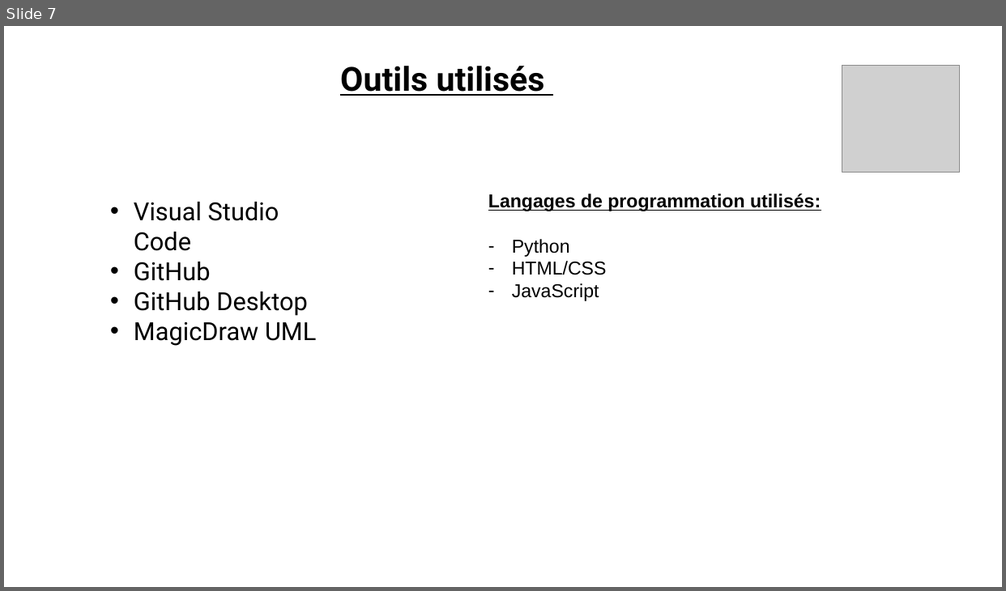
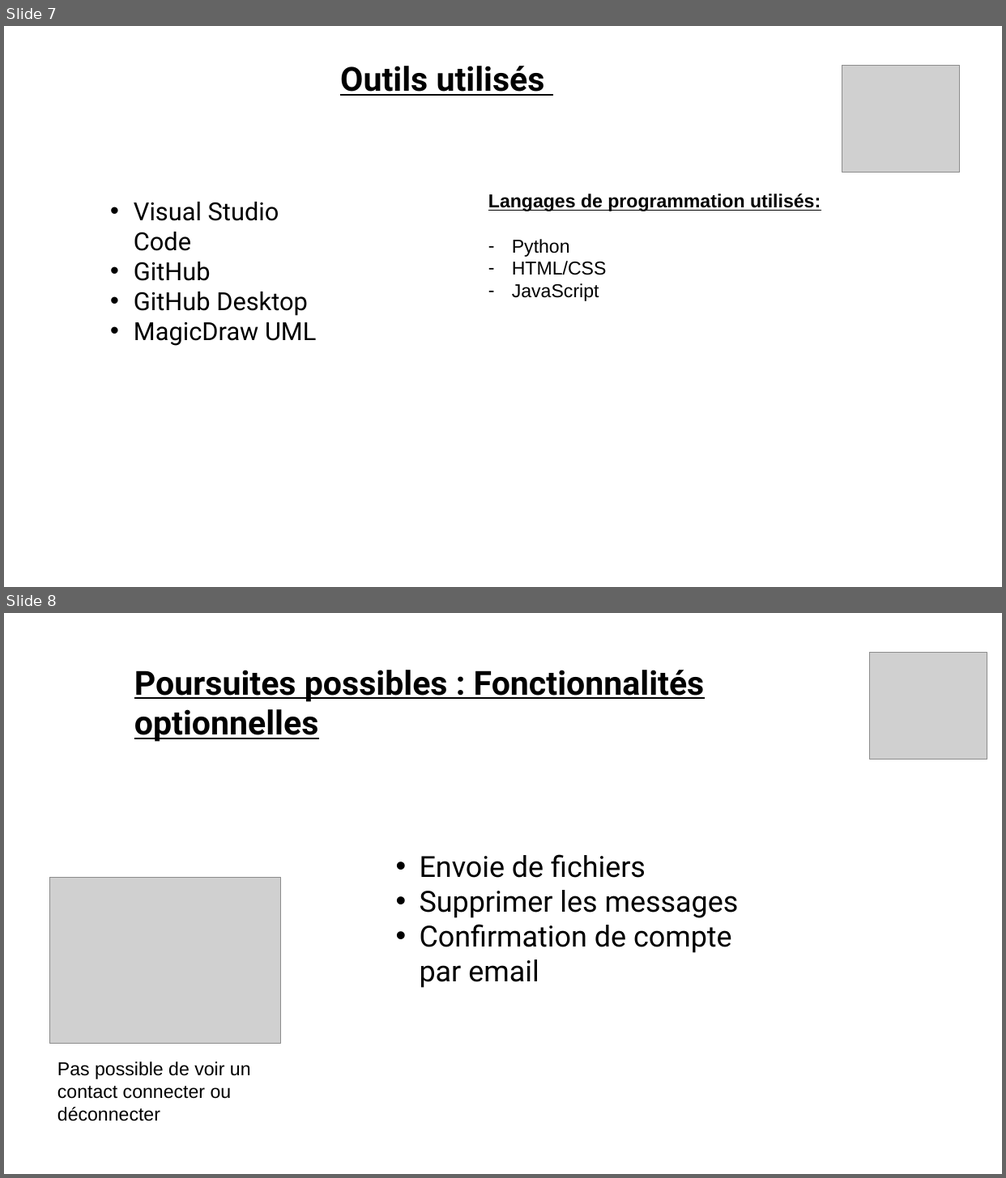
Before and after one commit to vento11b/mini-projet2, a slide deck: Présentation/TOKI.pptx. Shown one above the other, each under a label of ours: slide 7 before the commit, slides 7 and 8 after it. The pictures are 1006x591 and 1006x1178 pixels, drawn with LibreOffice and Linux fonts; fonts in the diff are those of the drawing; grey boxes stand for pictures. Boxes give left, top, right and bottom in pixels: in the first picture for what was removed or moved away, otherwise in the second. Text is boxed around its words. In the diff, an @@ line names an element or a change of style, - is before the commit and + after.

```diff
--- a/Présentation/TOKI.pptx
+++ b/Présentation/TOKI.pptx
@@ slide 8 added at (4,613,1002,1174), background #FFFFFF @@
@@ picture added at (870,653,987,760) @@
@@ text added at (134,670,705,742), 32 pt, text #000000, bold, underline @@
+Poursuites possibles : Fonctionnalités optionnelles
@@ text added at (420,854,739,988), 28 pt, text #000000 @@
+• Envoie de fichiers
+• Supprimer les messages
+• Confirmation de compte par email
@@ picture added at (50,877,281,1044) @@
@@ text added at (57,1062,251,1122), 18 pt, text #000000 @@
+Pas possible de voir un contact connecter ou déconnecter
```
Also in this commit, not shown: 1 other file.
